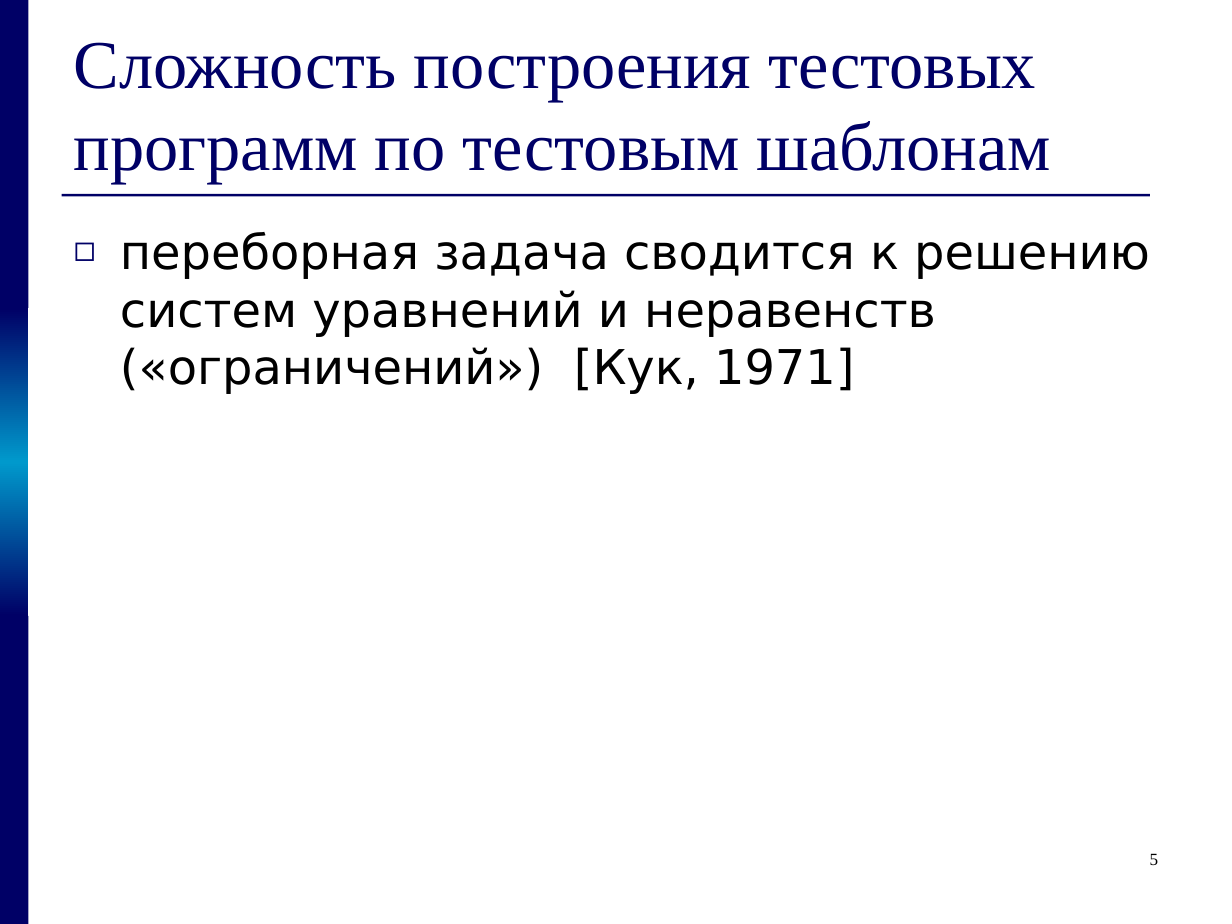
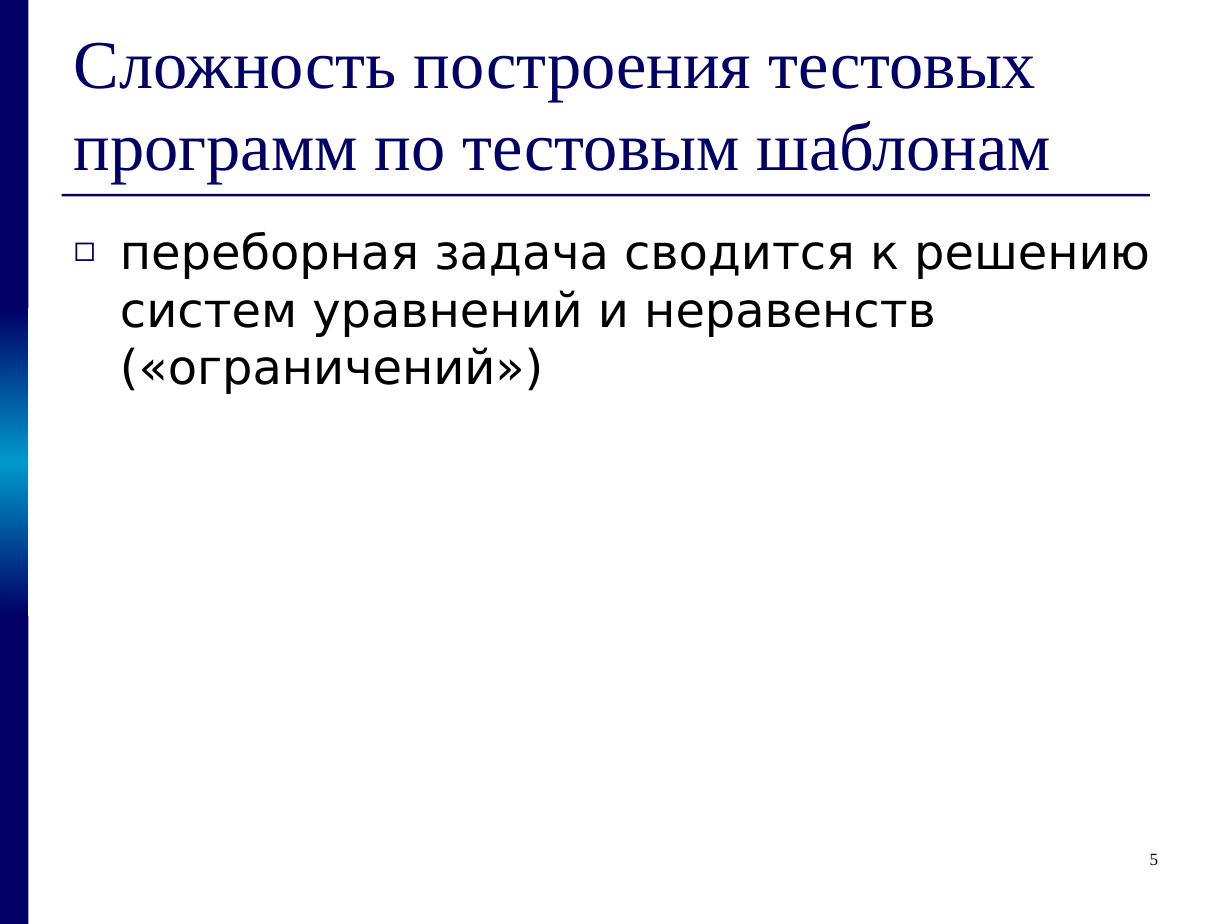
Before and after one commit to kornevgen/tesla-project, a slide deck: slide 5 of papers/THESIS/talks/z2611.ppt. Drawn at 1232x924 pixels with LibreOffice and Linux fonts; fonts in the diff are those of the drawing. Boxes give left, top, right and bottom in pixels: in the first picture for what was removed or moved away, otherwise in the second. Text is boxed around its words. In the diff, an @@ line names an element or a change of style, - is before the commit and + after.

```diff
--- a/papers/THESIS/talks/z2611.ppt
+++ b/papers/THESIS/talks/z2611.ppt
@@ text at <box>120,232,1150,394</box>: text changed @@
-◻ переборная задача сводится к решению систем уравнений и неравенств («ограничений») [Кук, 1971]
+◻ переборная задача сводится к решению систем уравнений и неравенств («ограничений»)
```
